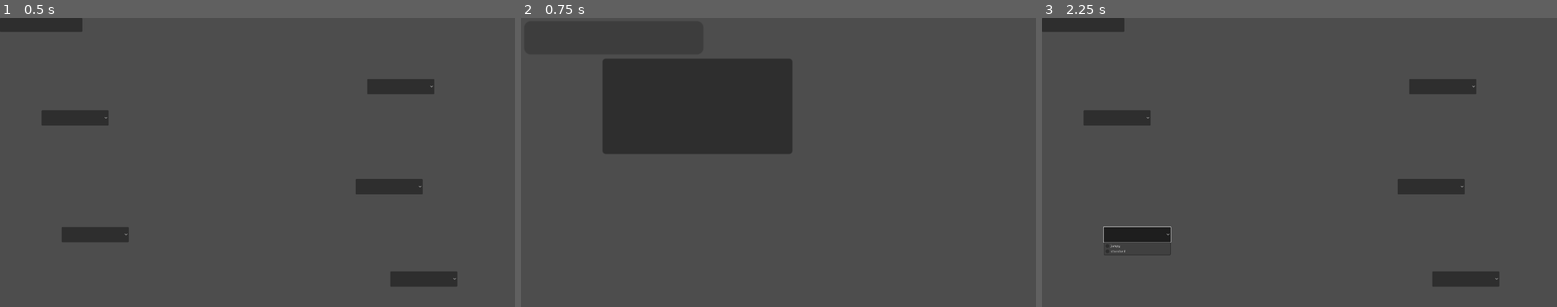
Above: before the commit, frames 1-3 (left to right).
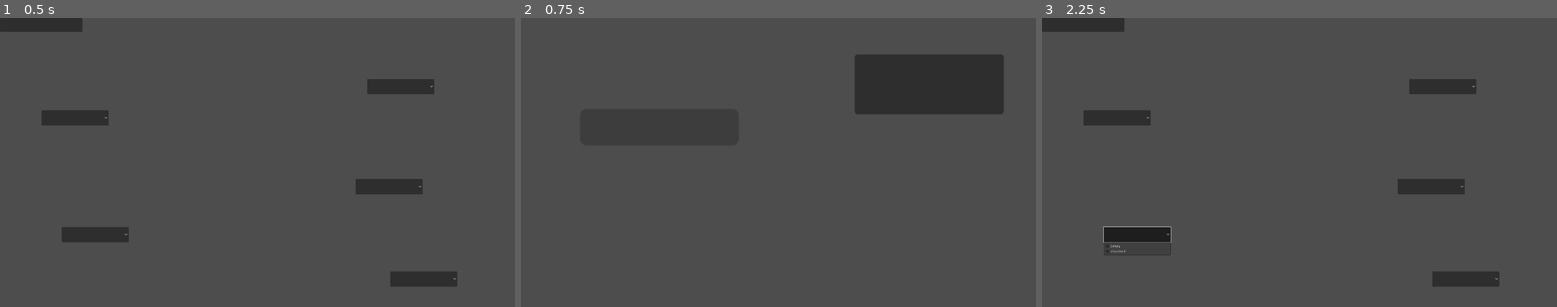
Above: after the commit, the same moments.

Repository: flowerFawn/Robot_game
Game: Godot game, scene res://limb_menu.tscn
The game is run twice, just before and just after one commit, with the same random seed, the same clock (stepped at 60 frames per second) and the same inputs.
Inputs (mouse positions are in pixels of both pictures, inside the frame that each line leads up to; where the layout moved, square brackets give the same spot in the first picture):
- Up to frame 1 (0.5 s): no input
- Up to frame 2 (0.75 s): click (562, 23) at 0.5 s
- Up to frame 3 (2.25 s): click (1448, 84) [1217, 107] at 1.25 s; click (1134, 234) at 2 s

Frame 1 is identical in both runs. In frame 2, 15% of the frame differs, in the area x 15-94%, y 12-47%; in frame 3, nothing differs.

Commit message:
UI is now a control child of player scene

Diff:
--- /dev/null
+++ b/main_player_ui.tscn
@@ -0,0 +1,33 @@
+[gd_scene load_steps=2 format=3 uid="uid://d28alxgvssei7"]
+
+[ext_resource type="Script" path="res://back_to_level.gd" id="1_45fv6"]
+
+[node name="UIControl" type="Control"]
+layout_mode = 3
+anchors_preset = 0
+offset_left = -240.0
+offset_top = -235.0
+offset_right = 240.0
+offset_bottom = 35.0
+
+[node name="Button" type="Button" parent="."]
+layout_mode = 2
+offset_left = 311.0
+offset_top = 34.0
+offset_right = 450.0
+offset_bottom = 90.0
+size_flags_horizontal = 4
+size_flags_vertical = 4
+script = ExtResource("1_45fv6")
+link_to = "res://limb_menu.tscn"
+
+[node name="ProgressBar" type="ProgressBar" parent="."]
+layout_mode = 2
+offset_left = 55.0
+offset_top = 85.0
+offset_right = 203.0
+offset_bottom = 119.0
+size_flags_vertical = 4
+show_percentage = false
+
+[connection signal="pressed" from="Button" to="Button" method="_on_pressed"]
--- a/spawn_level.tscn
+++ b/spawn_level.tscn
@@ -1,7 +1,7 @@
 [gd_scene load_steps=5 format=3 uid="uid://bjn81ri13m5by"]
 
 [ext_resource type="PackedScene" uid="uid://br2p34txi01wm" path="res://player.tscn" id="1_anqrn"]
-[ext_resource type="Script" path="res://back_to_level.gd" id="2_g7lwc"]
+[ext_resource type="PackedScene" uid="uid://d28alxgvssei7" path="res://main_player_ui.tscn" id="2_60qmp"]
 
 [sub_resource type="RectangleShape2D" id="RectangleShape2D_hjily"]
 size = Vector2(692, 10)
@@ -28,29 +28,8 @@
 position = Vector2(111, -147)
 shape = SubResource("RectangleShape2D_vphne")
 
-[node name="CanvasLayer" type="CanvasLayer" parent="."]
-follow_viewport_enabled = true
-
-[node name="Button" type="Button" parent="CanvasLayer"]
-anchors_preset = -1
-anchor_left = -0.066
-anchor_top = -0.202
-anchor_right = 0.022
-anchor_bottom = -0.127
-offset_left = -0.279999
-offset_top = 0.160004
-offset_right = 7.72001
-offset_bottom = 8.16
-size_flags_horizontal = 4
-script = ExtResource("2_g7lwc")
-link_to = "res://limb_menu.tscn"
-metadata/_edit_use_anchors_ = true
-
-[node name="ProgressBar" type="ProgressBar" parent="CanvasLayer"]
-offset_left = -200.0
-offset_top = -253.0
-offset_right = -33.0
-offset_bottom = -222.0
-show_percentage = false
-
-[connection signal="pressed" from="CanvasLayer/Button" to="CanvasLayer/Button" method="_on_pressed"]
+[node name="UIControl" parent="." instance=ExtResource("2_60qmp")]
+offset_left = -203.0
+offset_top = -256.0
+offset_right = 277.0
+offset_bottom = 14.0
